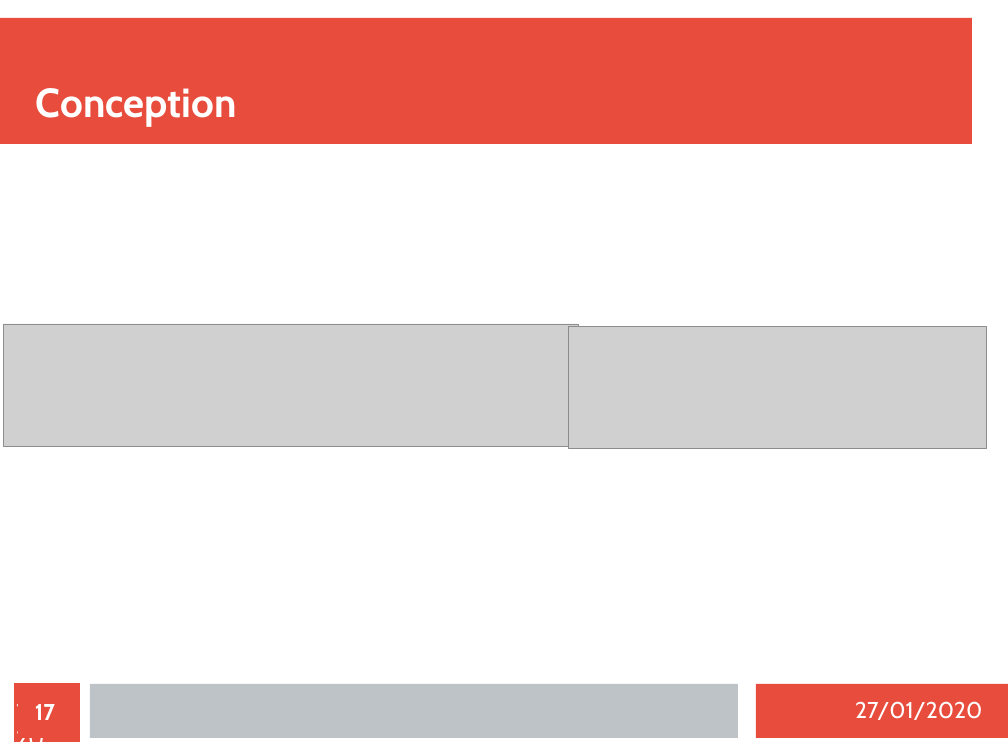
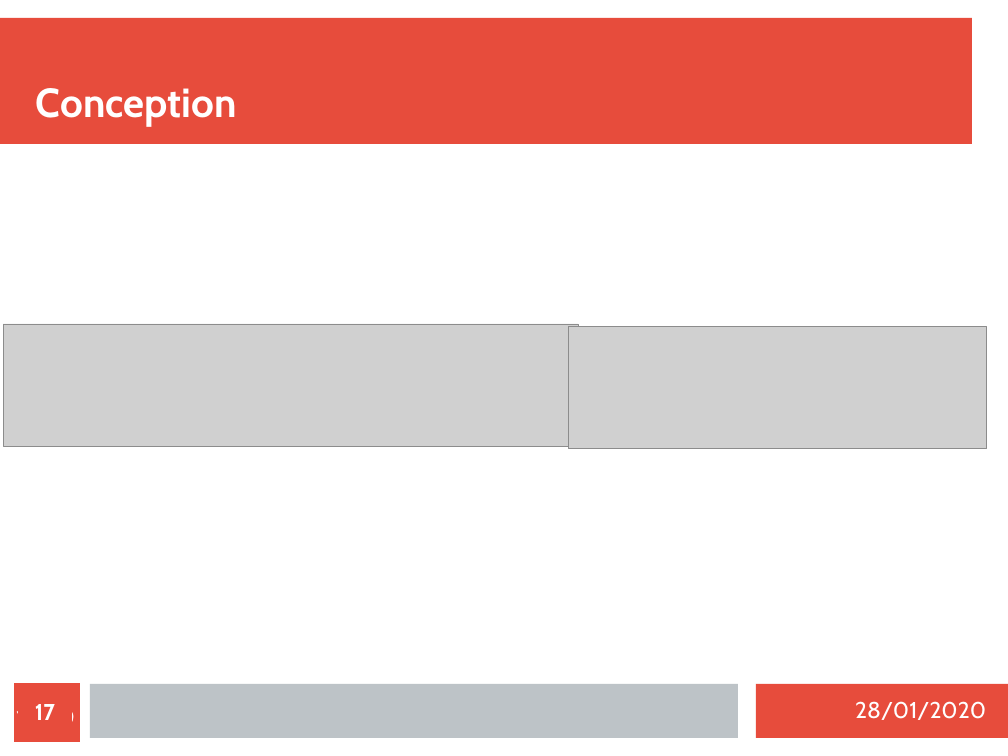
Before and after one commit to MezeretteBrice/Projet_Ronde, a slide deck: slide 17 of SOUTENANCE/Revue1/Revue1_HUREAU.odp. Drawn at 1008x756 pixels with LibreOffice and Linux fonts; fonts in the diff are those of the drawing; grey boxes stand for pictures. Boxes give left, top, right and bottom in pixels: in the first picture for what was removed or moved away, otherwise in the second. Text is boxed around its words. In the diff, an @@ line names an element or a change of style, - is before the commit and + after.

```diff
--- a/SOUTENANCE/Revue1/Revue1_HUREAU.odp
+++ b/SOUTENANCE/Revue1/Revue1_HUREAU.odp
@@ page number at (x1=16, y1=706, x2=75, y2=754): spaces changed @@
-17 / 20
+17/20
@@ text at (x1=855, y1=701, x2=986, y2=720): text changed @@
-27/01/2020
+28/01/2020
```
Also in this commit, not shown: 13 other slides changed, 3 other files.
